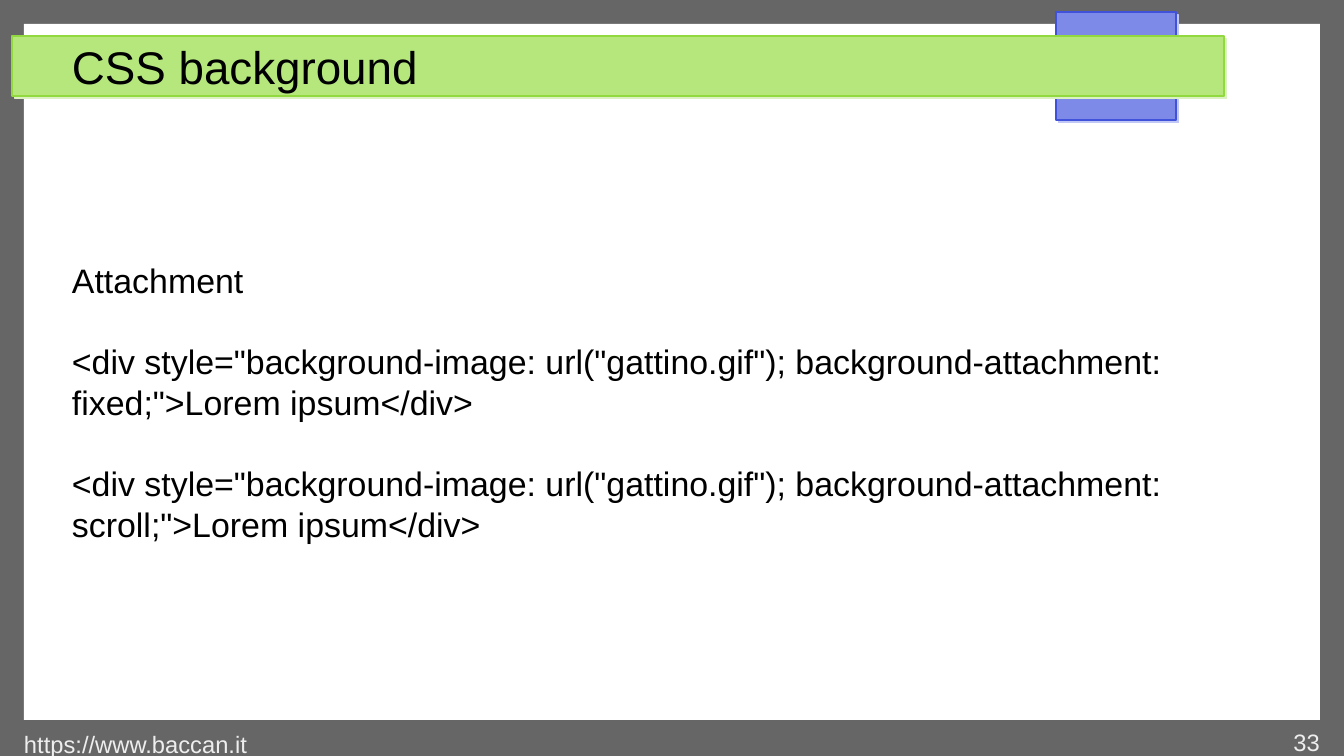
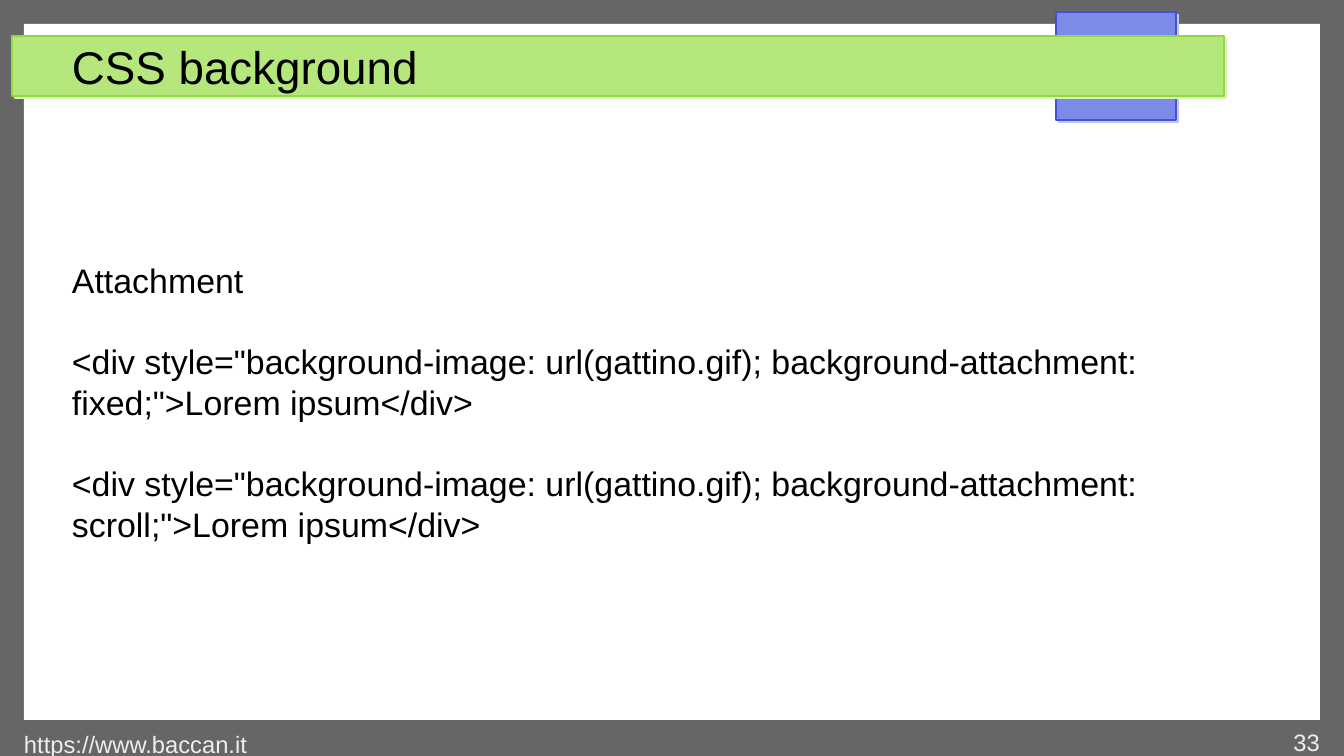
Before and after one commit to matteobaccan/CorsoCSS, a slide deck: slide 33 of Chapter_css.odp. Drawn at 1344x756 pixels with LibreOffice and Linux fonts; fonts in the diff are those of the drawing. Boxes give left, top, right and bottom in pixels: in the first picture for what was removed or moved away, otherwise in the second. Text is boxed around its words. In the diff, an @@ line names an element or a change of style, - is before the commit and + after.

```diff
--- a/Chapter_css.odp
+++ b/Chapter_css.odp
@@ text at [72, 349, 1136, 544]: text changed @@
-<div style="background-image: url("gattino.gif"); background-attachment: fixed;">Lorem ipsum</div>
-<div style="background-image: url("gattino.gif"); background-attachment: scroll;">Lorem ipsum</div>
+<div style="background-image: url(gattino.gif); background-attachment: fixed;">Lorem ipsum</div>
+<div style="background-image: url(gattino.gif); background-attachment: scroll;">Lorem ipsum</div>
```
Also in this commit, not shown: 1 other slide changed, 1 other file.
